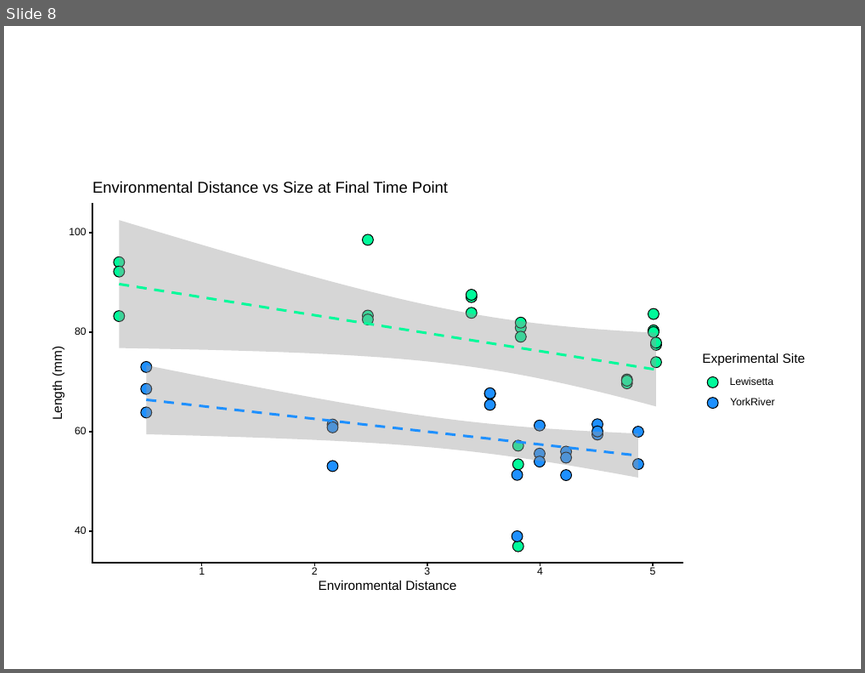
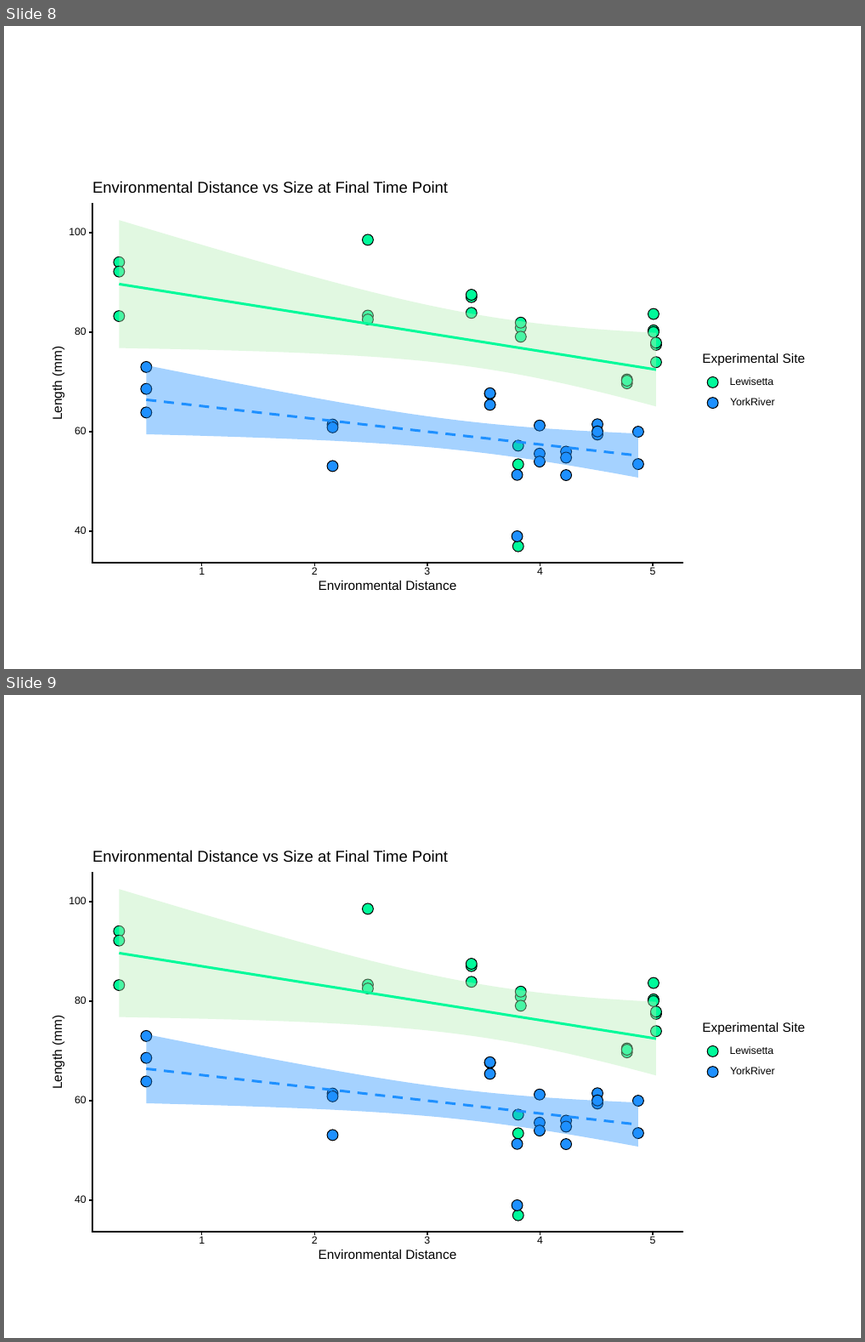
Before and after one commit to ModelValidationProgram/MVP_oyster_GO, a slide deck: results/figures/GO_compare.pptx. Shown one above the other, each under a label of ours: slide 8 before the commit, slides 8 and 9 after it. The pictures are 865x673 and 865x1342 pixels, drawn with LibreOffice and Linux fonts; fonts in the diff are those of the drawing. Boxes give left, top, right and bottom in pixels: in the first picture for what was removed or moved away, otherwise in the second. Text is boxed around its words. In the diff, an @@ line names an element or a change of style, - is before the commit and + after.

```diff
--- a/results/figures/GO_compare.pptx
+++ b/results/figures/GO_compare.pptx
@@ slide 9 added at [4,695,861,1338], background #FFFFFF @@
@@ group added at [46,845,818,1269]: 48 ellipses, 15 freeform shapes, 15 texts, 5 rectangles @@
+40
+60
+80
+100
+1
+2
+3
+4
+5
+Environmental Distance
+Length (mm)
+Experimental Site
+Lewisetta
+YorkRiver
+Environmental Distance vs Size at Final Time Point
@@ slide 8 changed as well @@
@@ freeform shape at [119,220,656,406]: fill #999999 at 40% opacity to #B4EEB4 at 40% opacity @@
@@ freeform shape at [119,284,656,369]: outline #00FA9A 2.13 pt dashed to #00FA9A 2.13 pt @@
@@ freeform shape at [146,365,638,477]: fill #999999 at 40% opacity to #1E90FF at 40% opacity @@
```
Also in this commit, not shown: 7 other slides changed, 16 other slides added, 4 other files.
